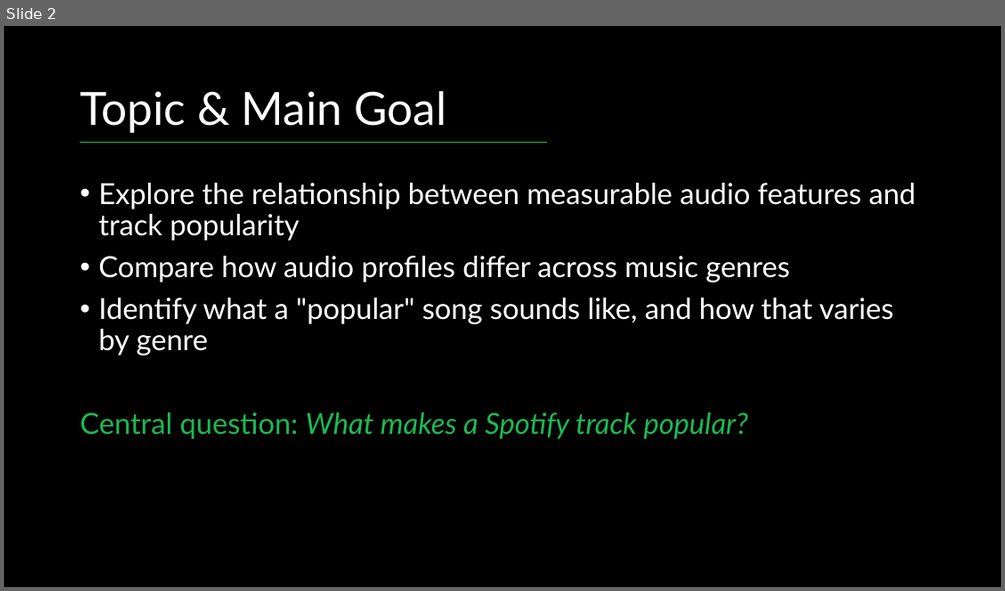
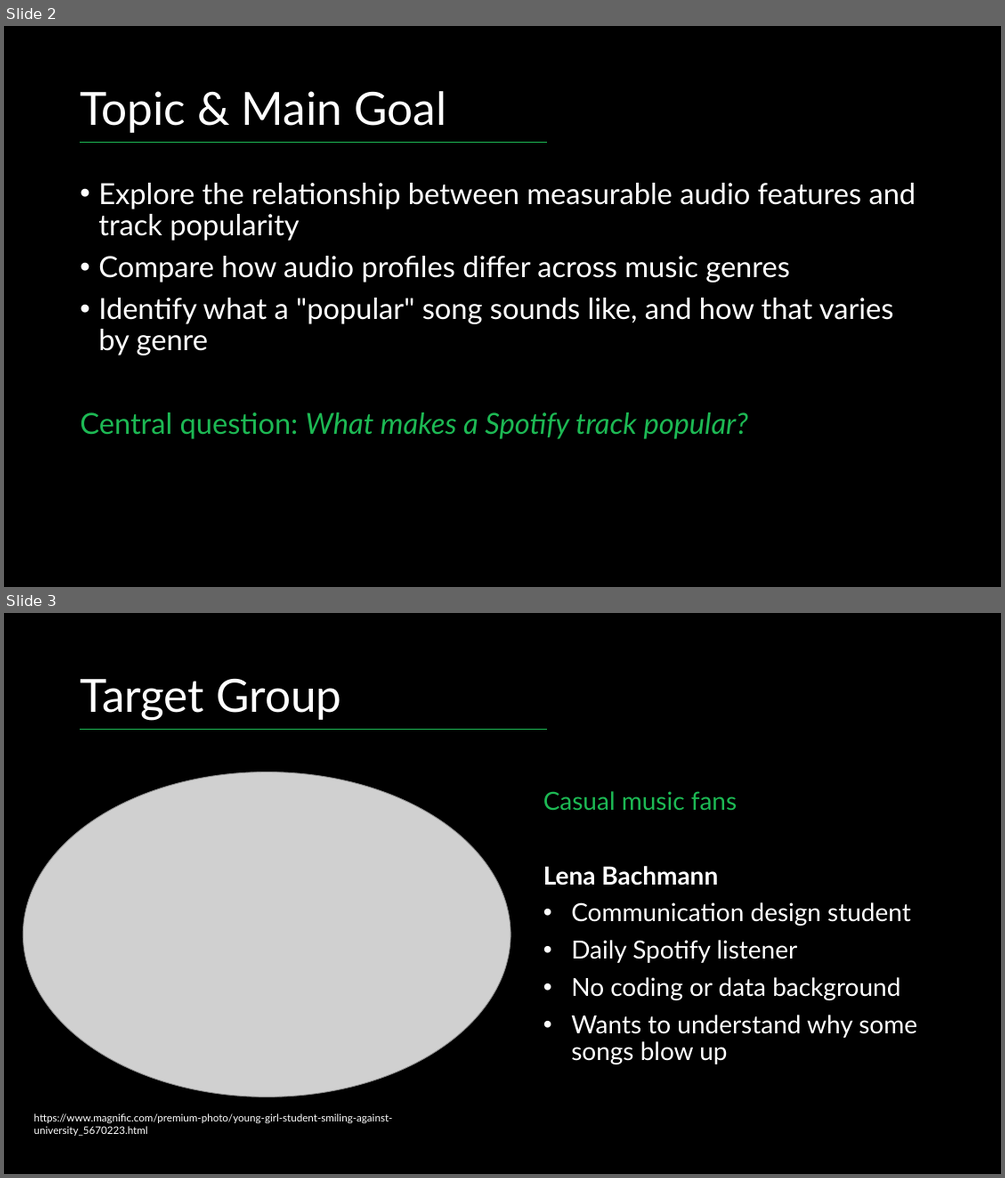
Before and after one commit to podsv-fs26-ad24/ad24-1-fancyproject, a slide deck: presentation.pptx. Shown one above the other, each under a label of ours: slide 2 before the commit, slides 2 and 3 after it. The pictures are 1005x591 and 1005x1178 pixels, drawn with LibreOffice and Linux fonts; fonts in the diff are those of the drawing; grey boxes stand for pictures. Boxes give left, top, right and bottom in pixels: in the first picture for what was removed or moved away, otherwise in the second. Text is boxed around its words. In the diff, an @@ line names an element or a change of style, - is before the commit and + after.

```diff
--- a/presentation.pptx
+++ b/presentation.pptx
@@ slide 3 added at (4, 613, 1001, 1174), background #000000 @@
@@ title added at (81, 678, 341, 720), 44 pt, text #FFFFFF @@
+Target Group
@@ line added from (81, 729) to (547, 729), #1DB954 1.5 pt @@
@@ picture added at (23, 772, 510, 1097) @@
@@ text added at (543, 791, 917, 1064), 24 pt, text #FFFFFF @@
+Casual music fans
+Lena Bachmann
+• Communication design student
+• Daily Spotify listener
+• No coding or data background
+• Wants to understand why some songs blow up
@@ text added at (34, 1113, 393, 1135), 10 pt, text #FFFFFF @@
+https://www.magnific.com/premium-photo/young-girl-student-smiling-against-university_5670223.html
```
Also in this commit, not shown: 3 slides changed, 1 other slide added, 1 slide removed, 1 other file.
